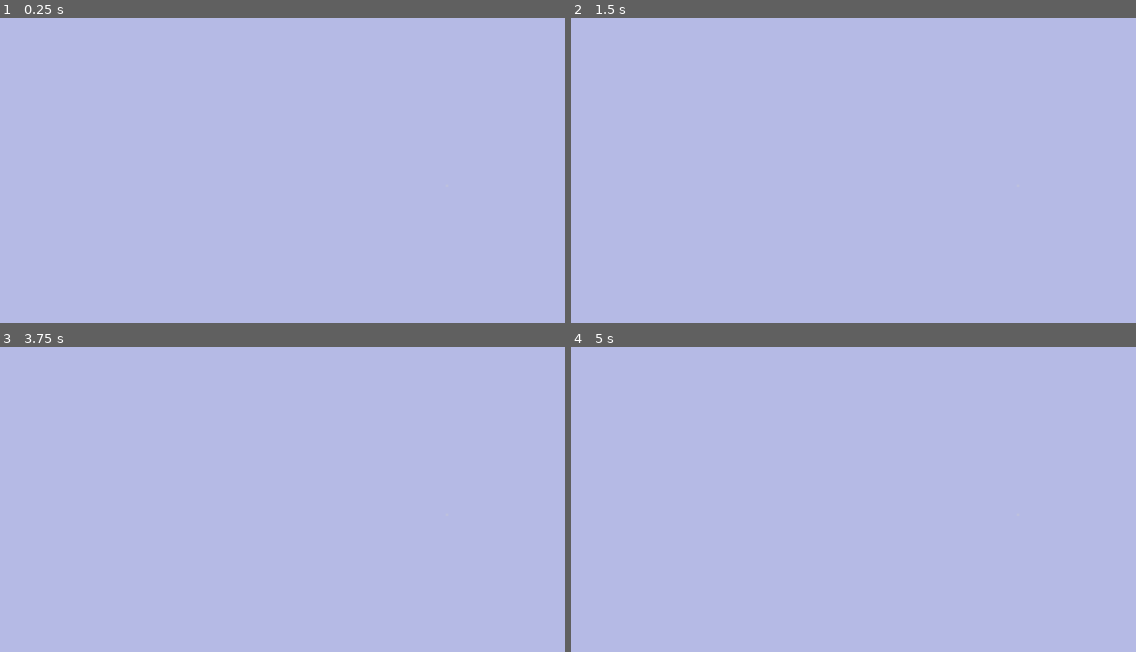
Above: before the commit, frames 1-4 (two rows, left to right).
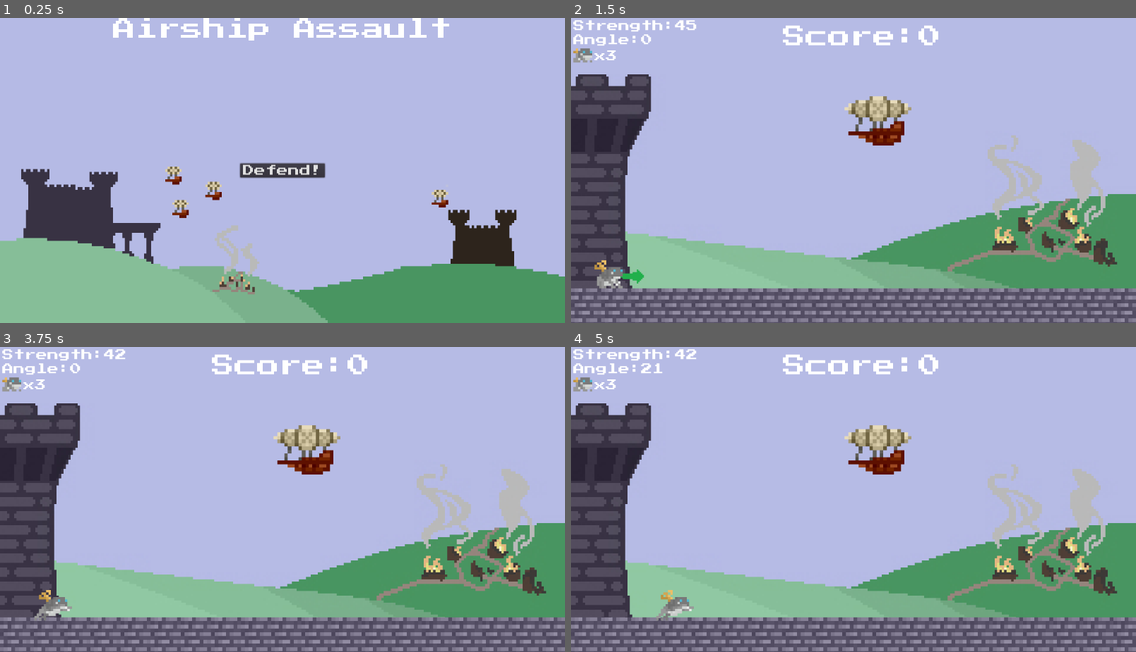
Above: after the commit, the same moments.

Repository: lthammond/CS315-P1-Airship_Assault
Game: Godot game, scene res://src/Title.tscn
The game is run twice, just before and just after one commit, with the same random seed, the same clock (stepped at 60 frames per second) and the same inputs.
Inputs (mouse positions are in pixels of both pictures, inside the frame that each line leads up to):
- Up to frame 1 (0.25 s): no input
- Up to frame 2 (1.5 s): click "Defend!" at 0.5 s; click (853, 170) at 1.25 s, where only the run before the commit has a clickable "Defend!"
- Up to frame 3 (3.75 s): click (282, 499) at 2 s, where only the run before the commit has a clickable "Defend!"; tap Enter at 2.75 s; hold Down (decrease_angle) 2.78-3.53 s; tap Space (launch) at 3.5 s; tap Left (decrease_strength) at 3.6 s
- Up to frame 4 (5 s): hold Up (increase_angle) from 4.28 s (still down)

The runs differ from the first frame. In frame 1, 27% of the frame differs, in the area x 0-100%, y 0-100%; in frame 2, 40%; in frame 3, 40%; in frame 4, 40%.

Commit message:
Change Title background

Diff:
--- a/project/src/Title.tscn
+++ b/project/src/Title.tscn
@@ -22,6 +22,15 @@
 anchor_right = 1.0
 anchor_bottom = 1.0
 script = ExtResource( 2 )
+__meta__ = {
+"_edit_use_anchors_": false
+}
+
+[node name="TextureRect" type="TextureRect" parent="."]
+margin_right = 1202.0
+margin_bottom = 655.0
+texture = ExtResource( 3 )
+stretch_mode = 1
 __meta__ = {
 "_edit_use_anchors_": false
 }
@@ -54,10 +63,4 @@
 "_edit_use_anchors_": false
 }
 
-[node name="TextureRect" type="TextureRect" parent="."]
-margin_right = 1202.0
-margin_bottom = 655.0
-texture = ExtResource( 3 )
-stretch_mode = 1
-
 [connection signal="pressed" from="PlayButton" to="." method="_on_PlayButton_pressed"]
Binary file changed: project/assets/titleBackground.png
